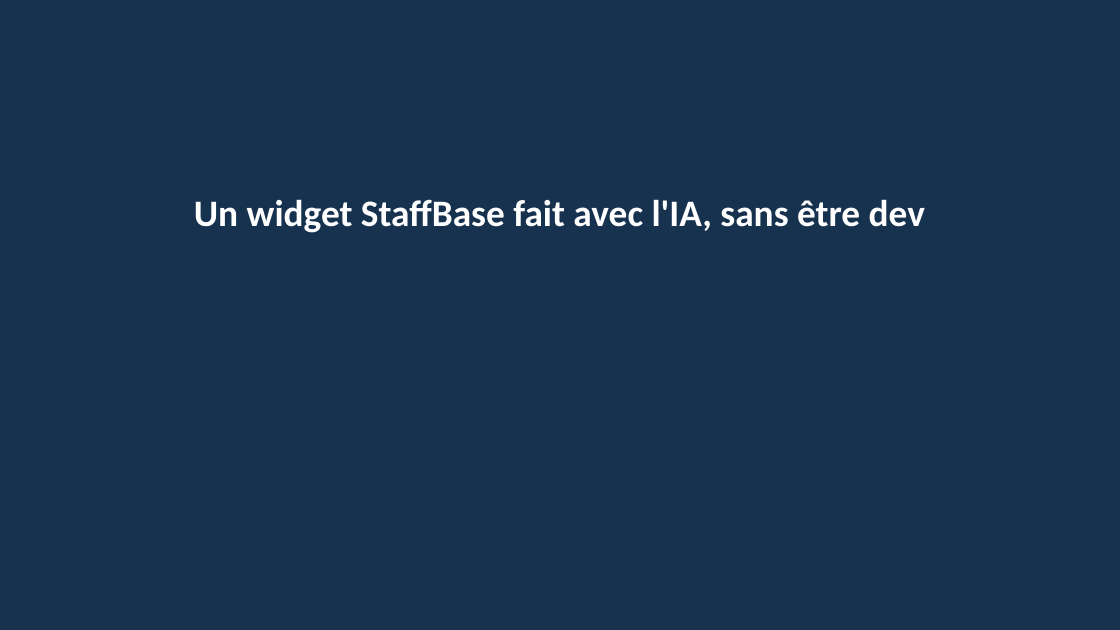
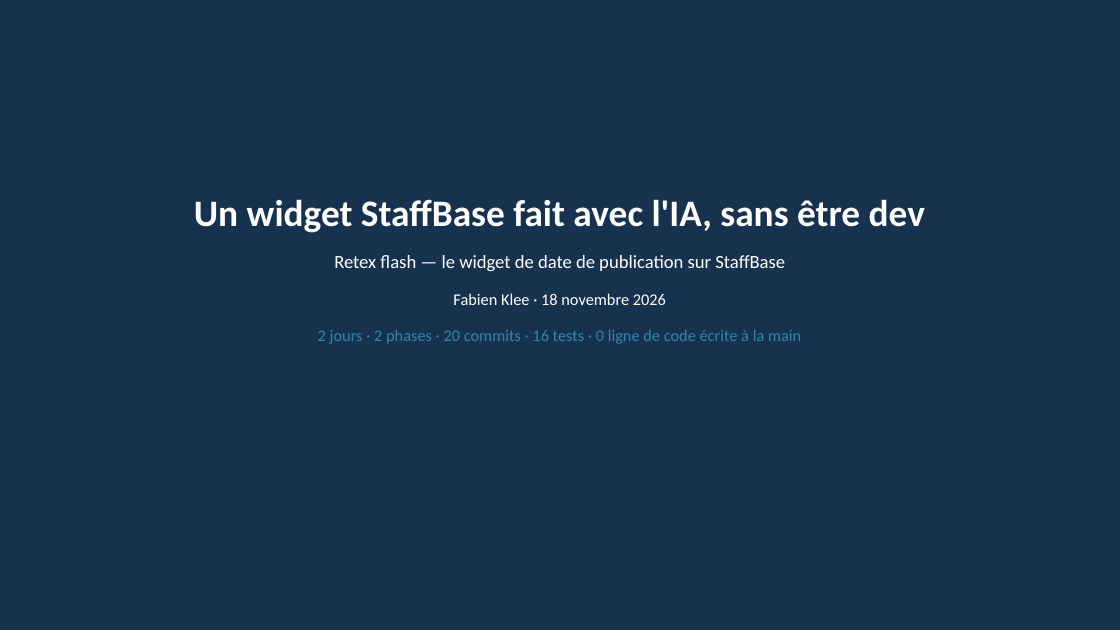
Before and after one commit to KleeFabienC/date-widget, a slide deck: slide 1 of Retex_Flash_Widget_Date_IA.pptx. Drawn at 1120x630 pixels with LibreOffice and Linux fonts; fonts in the diff are those of the drawing. Boxes give left, top, right and bottom in pixels: in the first picture for what was removed or moved away, otherwise in the second. Text is boxed around its words. In the diff, an @@ line names an element or a change of style, - is before the commit and + after.

Commit message:
chore: retex flash — deck final validé

```diff
--- a/Retex_Flash_Widget_Date_IA.pptx
+++ b/Retex_Flash_Widget_Date_IA.pptx
@@ text at (318, 255, 801, 344): paragraphs added @@
+Retex flash — le widget de date de publication sur StaffBase
+Fabien Klee · 18 novembre 2026
+2 jours · 2 phases · 20 commits · 16 tests · 0 ligne de code écrite à la main
```
Also in this commit, not shown: 2 other files.
